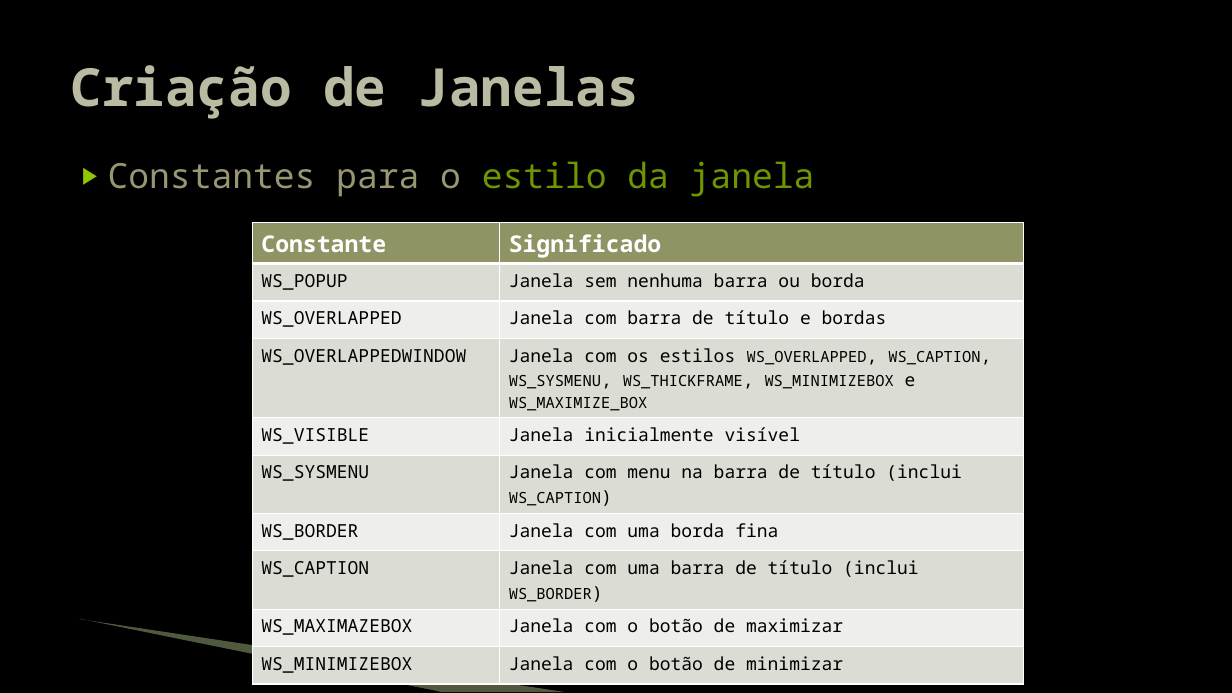
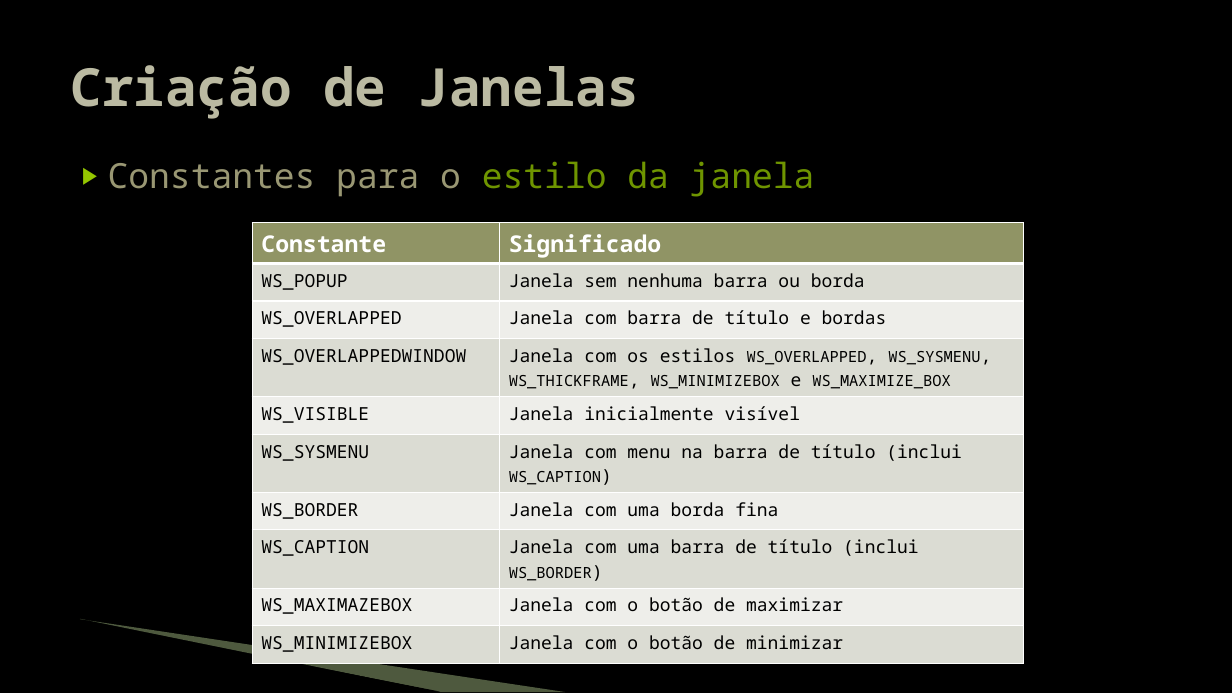
Before and after one commit to JudsonSS/Jogos, a slide deck: slide 37 of Slides/01. Programação Windows.pptx. Drawn at 1232x693 pixels with LibreOffice and Linux fonts; fonts in the diff are those of the drawing; background and template pictures are left out. Boxes give left, top, right and bottom in pixels: in the first picture for what was removed or moved away, otherwise in the second. Text is boxed around its words. In the diff, an @@ line names an element or a change of style, - is before the commit and + after.

```diff
--- a/Slides/01. Programação Windows.pptx
+++ b/Slides/01. Programação Windows.pptx
@@ table at bbox=[252, 223, 1024, 656] @@
-row 4, column 2: Janela com os estilos WS_OVERLAPPED, WS_CAPTION, WS_SYSMENU, WS_THICKFRAME, WS_MINIMIZEBOX e WS_MAXIMIZE_BOX
+row 4, column 2: Janela com os estilos WS_OVERLAPPED, WS_SYSMENU, WS_THICKFRAME, WS_MINIMIZEBOX e WS_MAXIMIZE_BOX
```
Also in this commit, not shown: 6 other slides changed, 2 other files.
